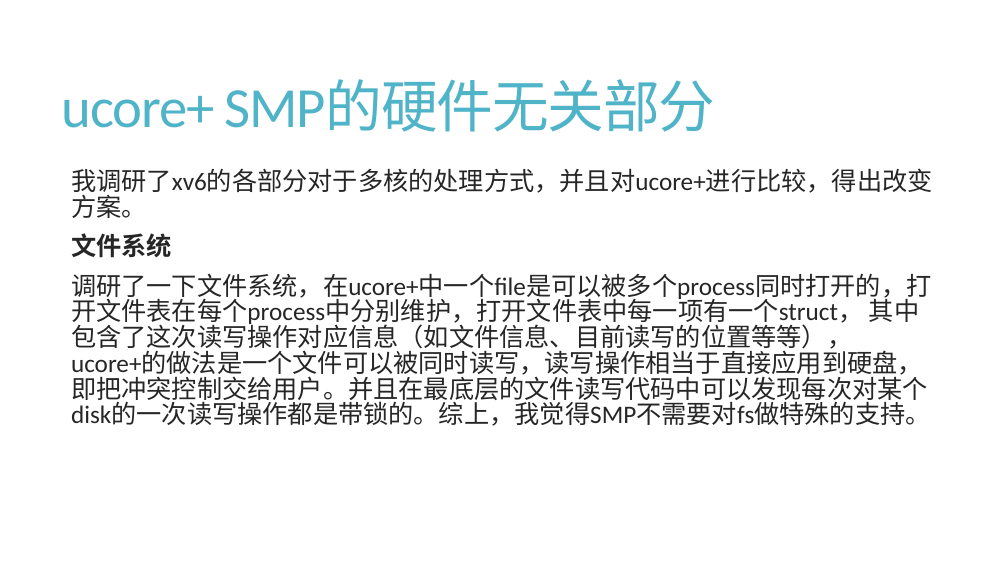
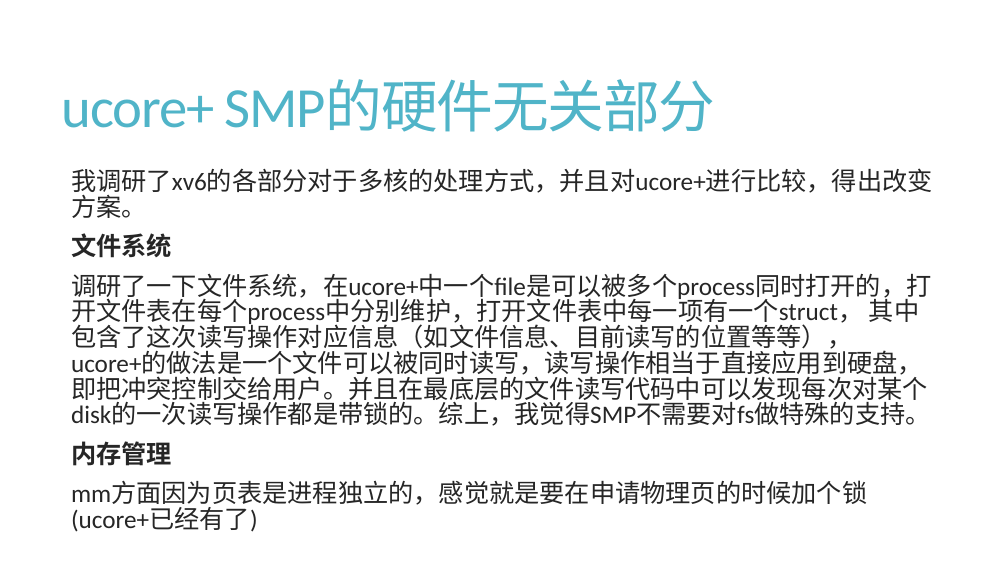
Before and after one commit to cxjyxxme/ucore_plus, a slide deck: slide 30 of final/课程设计结果报告.pptx. Drawn at 1008x567 pixels with LibreOffice and Linux fonts; fonts in the diff are those of the drawing. Boxes give left, top, right and bottom in pixels: in the first picture for what was removed or moved away, otherwise in the second. Text is boxed around its words. In the diff, an @@ line names an element or a change of style, - is before the commit and + after.

```diff
--- a/final/课程设计结果报告.pptx
+++ b/final/课程设计结果报告.pptx
@@ text at [71, 441, 867, 532]: paragraphs added @@
+  内存管理
+  mm方面因为页表是进程独立的，感觉就是要在申请物理页的时候加个锁(ucore+已经有了)
```
Also in this commit, not shown: 3 other slides changed, 1 slide added.
